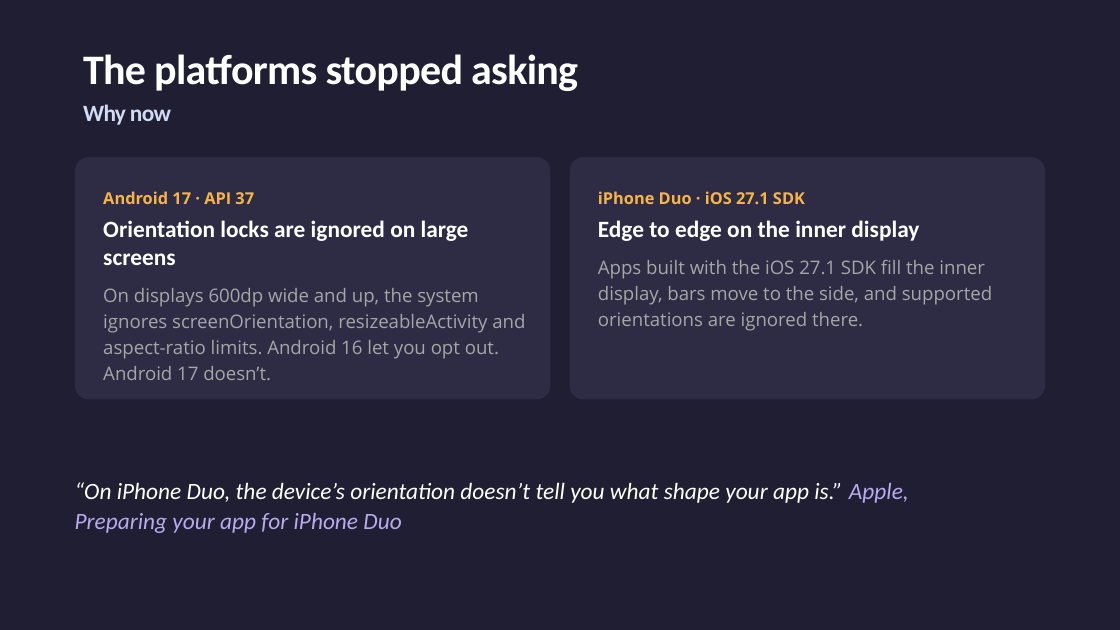
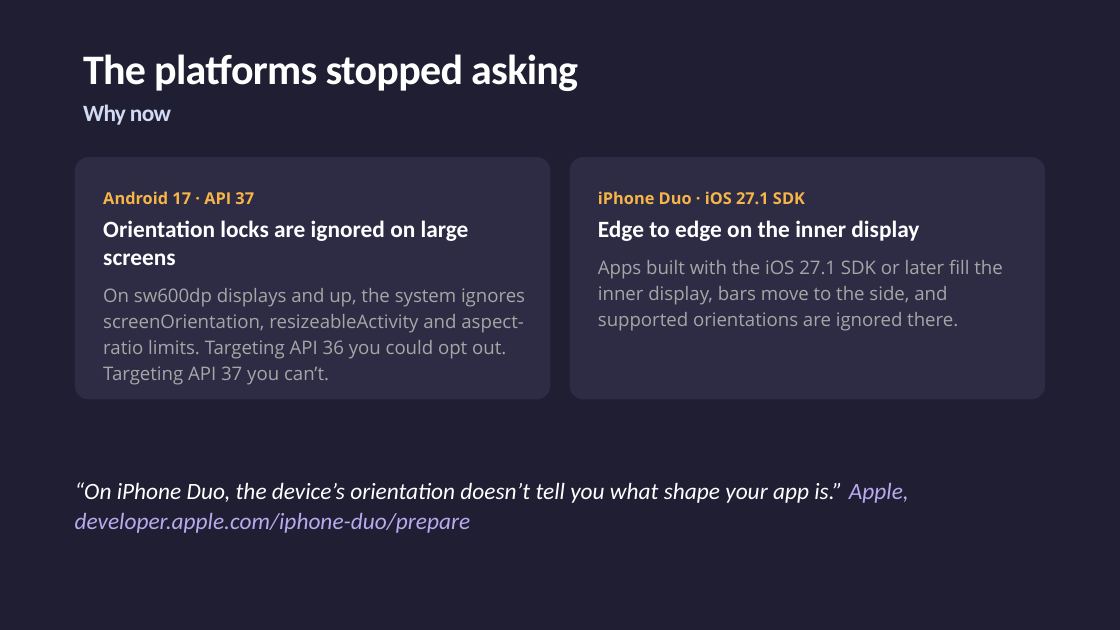
Before and after one commit to jsuarezruiz/dotnetconf2026-avalonia-foldables, a slide deck: slide 6 of Building Dual-Screen Experiences with Avalonia.pptx. Drawn at 1120x630 pixels with LibreOffice and Linux fonts; fonts in the diff are those of the drawing. Boxes give left, top, right and bottom in pixels: in the first picture for what was removed or moved away, otherwise in the second. Text is boxed around its words. In the diff, an @@ line names an element or a change of style, - is before the commit and + after.

Commit message:
Updated slides

```diff
--- a/Building Dual-Screen Experiences with Avalonia.pptx
+++ b/Building Dual-Screen Experiences with Avalonia.pptx
@@ text at <box>598,260,1002,331</box>: text changed @@
-Apps built with the iOS 27.1 SDK fill the inner display, bars move to the side, and supported orientations are ignored there.
+Apps built with the iOS 27.1 SDK or later fill the inner display, bars move to the side, and supported orientations are ignored there.
@@ text at <box>103,288,525,385</box>: text changed @@
-On displays 600dp wide and up, the system ignores screenOrientation, resizeableActivity and aspect-ratio limits. Android 16 let you opt out. Android 17 doesn’t.
+On sw600dp displays and up, the system ignores screenOrientation, resizeableActivity and aspect-ratio limits. Targeting API 36 you could opt out. Targeting API 37 you can’t.
@@ text at <box>75,482,909,533</box>: text changed @@
-“On iPhone Duo, the device’s orientation doesn’t tell you what shape your app is.” Apple, Preparing your app for iPhone Duo
+“On iPhone Duo, the device’s orientation doesn’t tell you what shape your app is.” Apple, developer.apple.com/iphone-duo/prepare
```
Also in this commit, not shown: 8 other slides changed, 2 other files.
